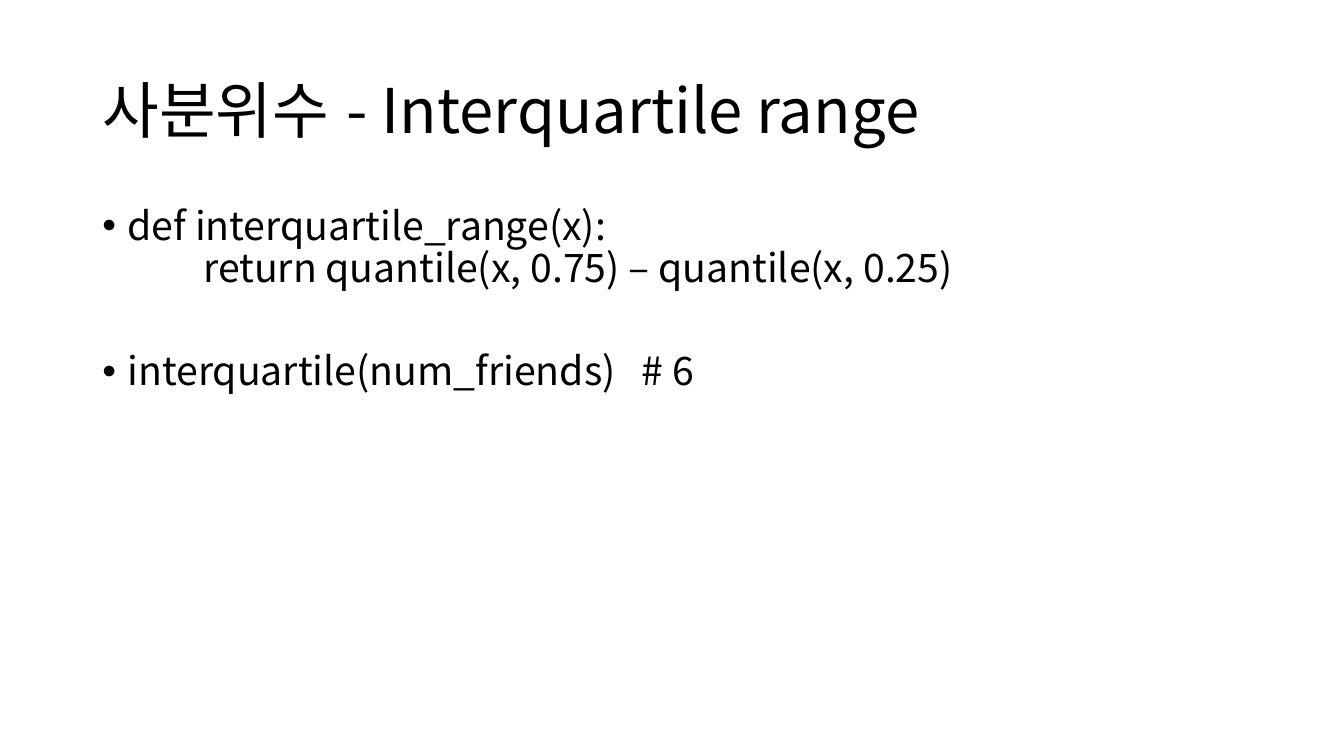
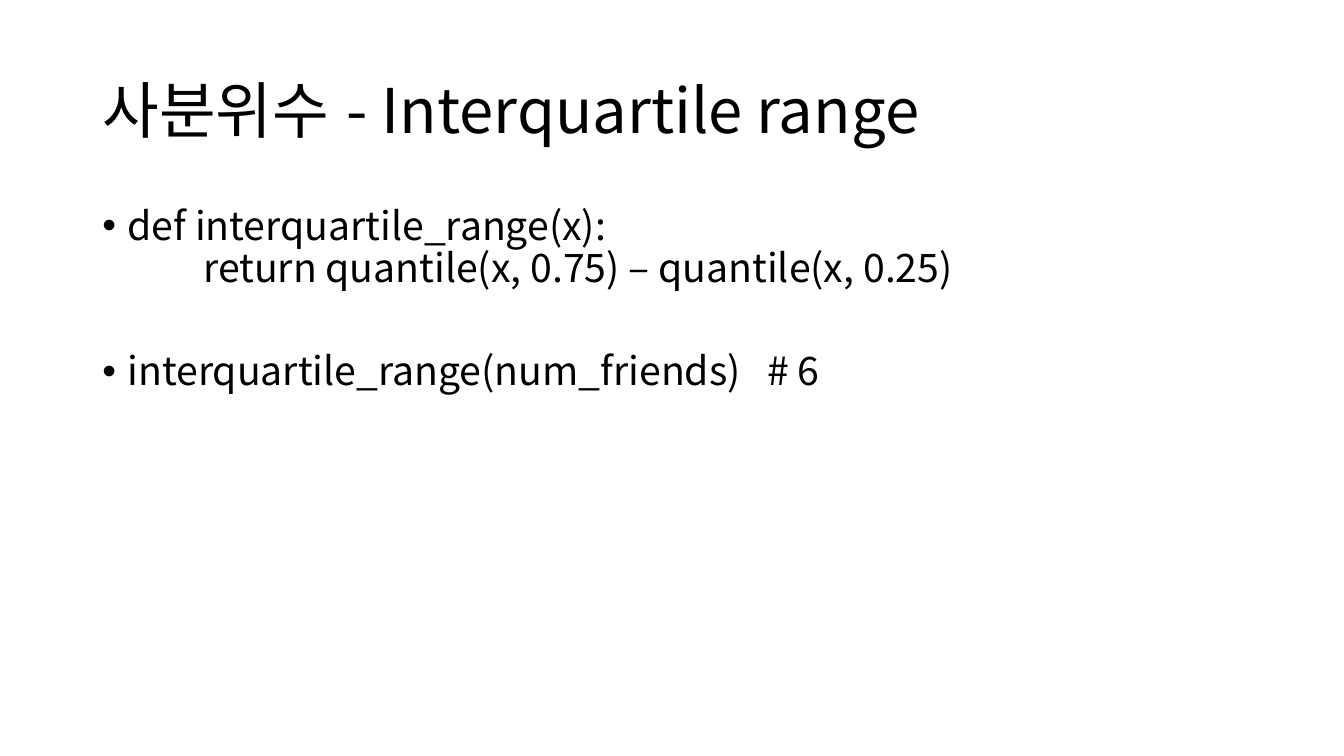
Before and after one commit to ksublee/SPuP, a slide deck: slide 11 of ppt/Python_8_Statistics.pptx. Drawn at 1344x756 pixels with LibreOffice and Linux fonts; fonts in the diff are those of the drawing. Boxes give left, top, right and bottom in pixels: in the first picture for what was removed or moved away, otherwise in the second. Text is boxed around its words. In the diff, an @@ line names an element or a change of style, - is before the commit and + after.

```diff
--- a/ppt/Python_8_Statistics.pptx
+++ b/ppt/Python_8_Statistics.pptx
@@ text at (128, 353, 820, 395): text changed @@
-• interquartile(num_friends) # 6
+• interquartile_range(num_friends) # 6
```
Also in this commit, not shown: 1 other slide changed, 1 other file.
